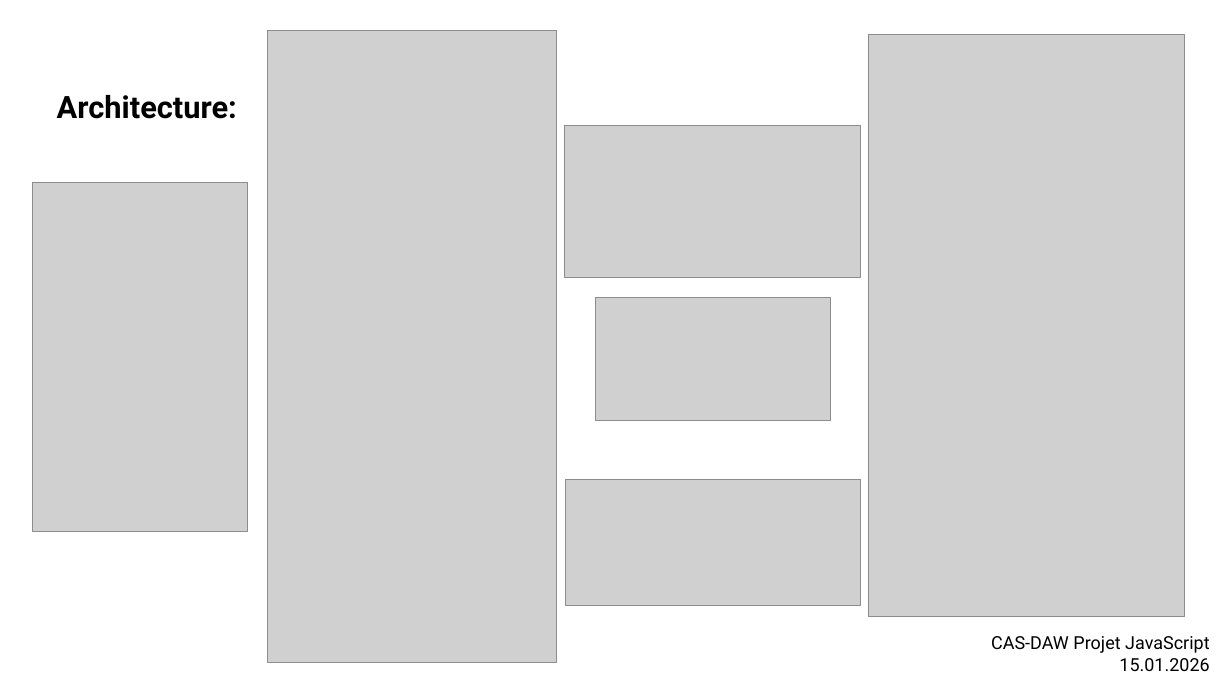
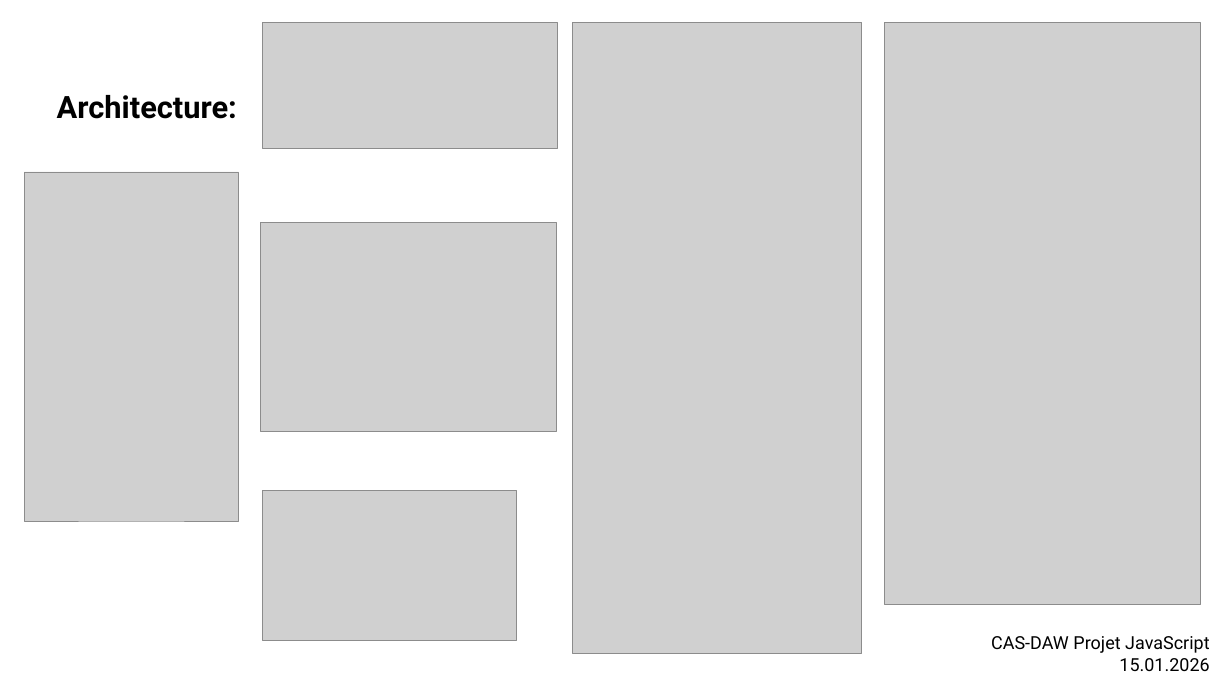
Before and after one commit to mwdolci/smartphone_datas, a slide deck: slide 6 of documents/Presentation_JS.pptx. Drawn at 1232x693 pixels with LibreOffice and Linux fonts; fonts in the diff are those of the drawing; grey boxes stand for pictures; background and template pictures are left out. Boxes give left, top, right and bottom in pixels: in the first picture for what was removed or moved away, otherwise in the second. Text is boxed around its words. In the diff, an @@ line names an element or a change of style, - is before the commit and + after.

```diff
--- a/documents/Presentation_JS.pptx
+++ b/documents/Presentation_JS.pptx
@@ picture: place and size @@
-picture at [566, 480, 860, 605]
+picture at [262, 22, 557, 148]
@@ picture: place and size @@
-picture at [268, 30, 557, 663]
+picture at [573, 22, 862, 653]
@@ picture: place and size @@
-picture at [869, 35, 1185, 616]
+picture at [884, 23, 1201, 604]
@@ picture removed at [565, 125, 860, 277] @@
@@ picture: place and size @@
-picture at [33, 183, 248, 532]
+picture at [24, 172, 238, 521]
@@ picture added at [261, 223, 556, 433] @@
@@ picture removed at [595, 298, 830, 421] @@
@@ picture added at [262, 491, 517, 641] @@
```
Also in this commit, not shown: 1 other slide changed, 1 other file.
